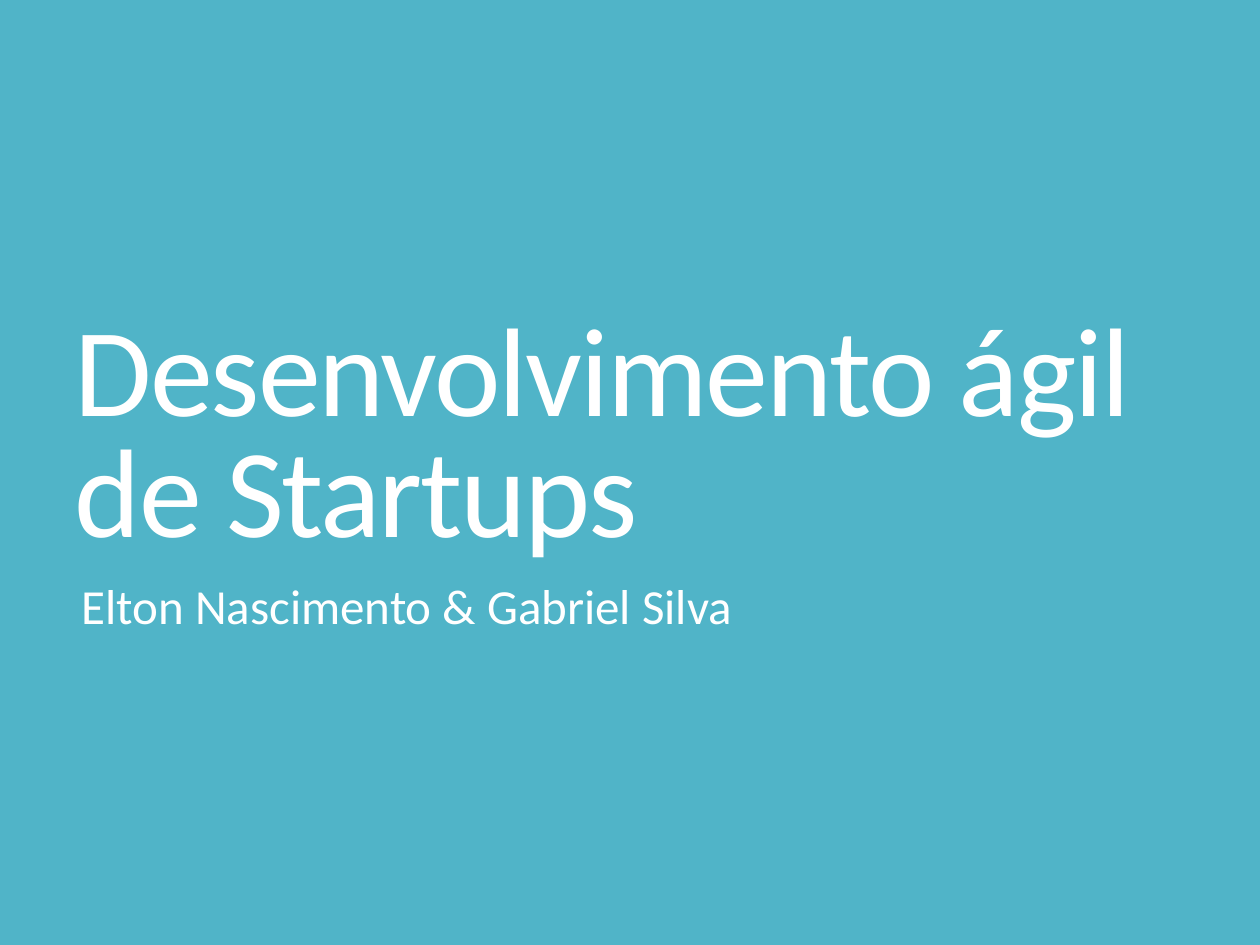
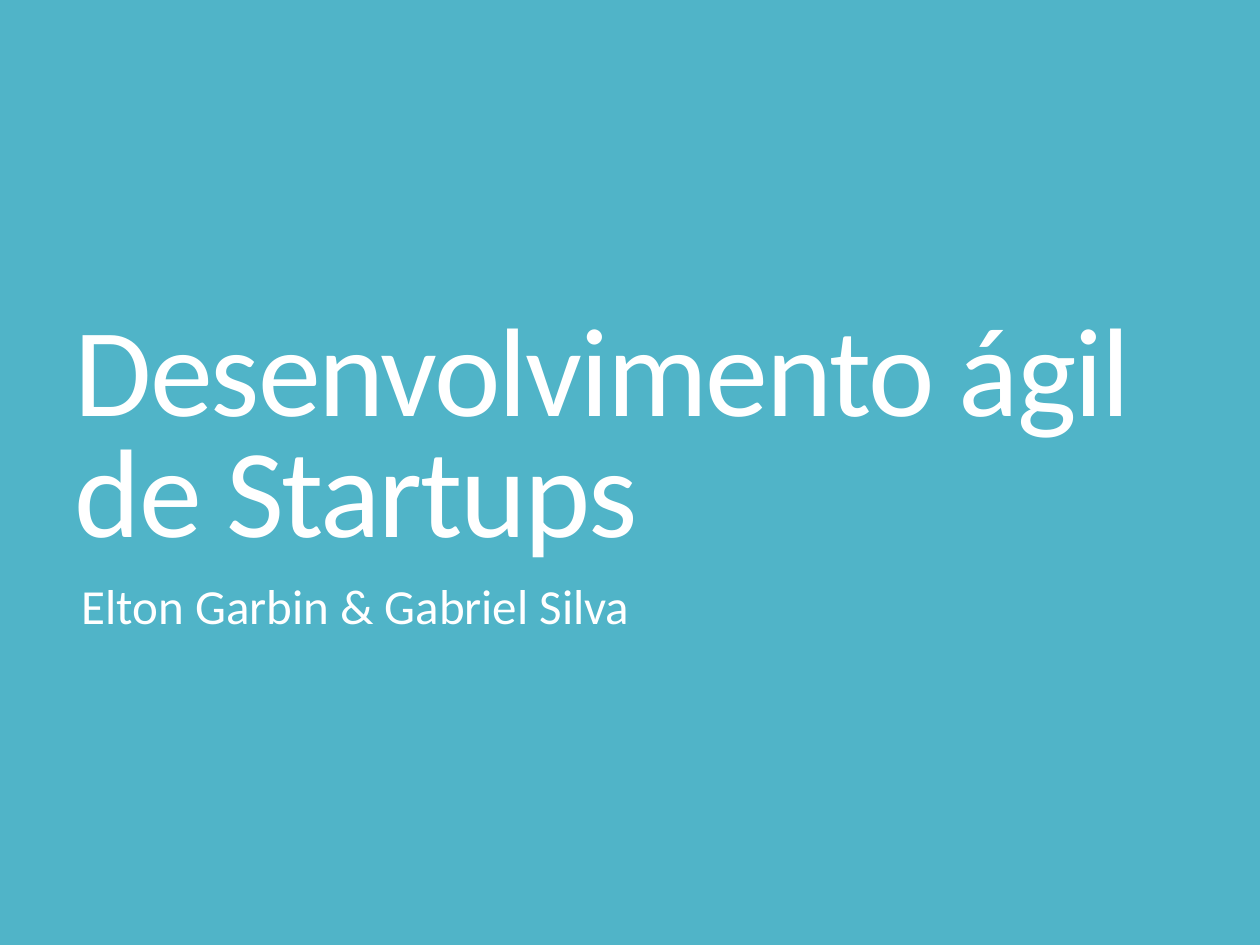
Before and after one commit to Elton-Garbin/TCC-2016, a slide deck: slide 1 of StartIdea/StartIdea.Docs/Apresentacao.pptx. Drawn at 1260x945 pixels with LibreOffice and Linux fonts; fonts in the diff are those of the drawing. Boxes give left, top, right and bottom in pixels: in the first picture for what was removed or moved away, otherwise in the second. Text is boxed around its words. In the diff, an @@ line names an element or a change of style, - is before the commit and + after.

```diff
--- a/StartIdea/StartIdea.Docs/Apresentacao.pptx
+++ b/StartIdea/StartIdea.Docs/Apresentacao.pptx
@@ subtitle at box(82, 590, 630, 625): text changed @@
-Elton Nascimento & Gabriel Silva
+Elton Garbin & Gabriel Silva
```
Also in this commit, not shown: 10 other slides changed, 2 slides added, 1 slide removed.
